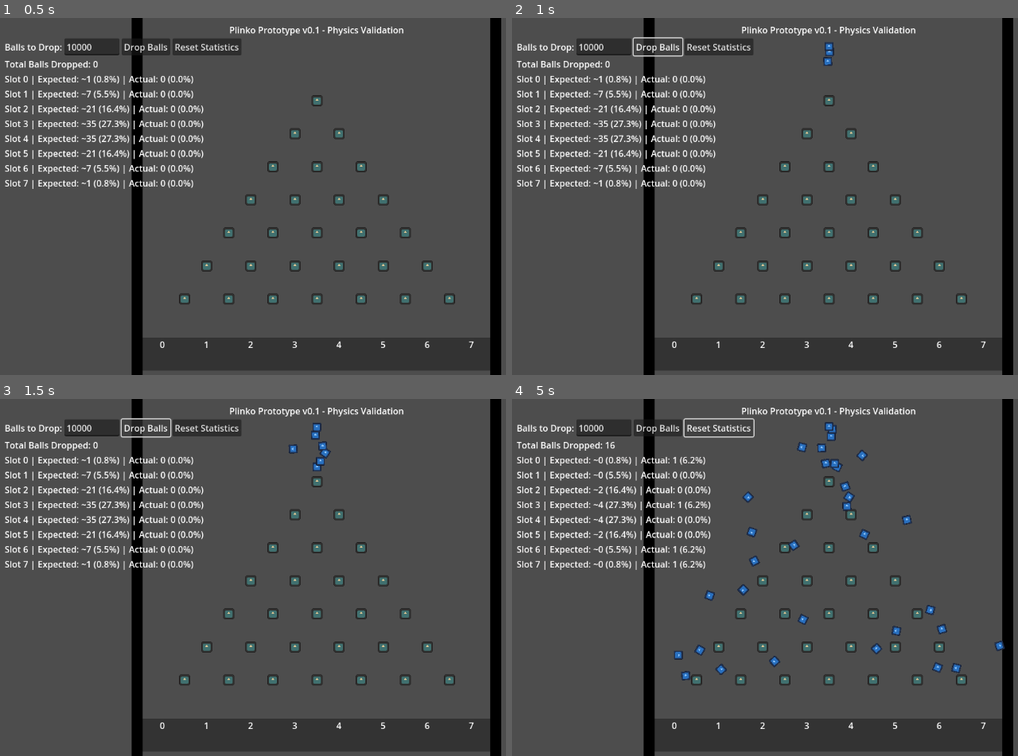
Above: before the commit, frames 1-4 (two rows, left to right).
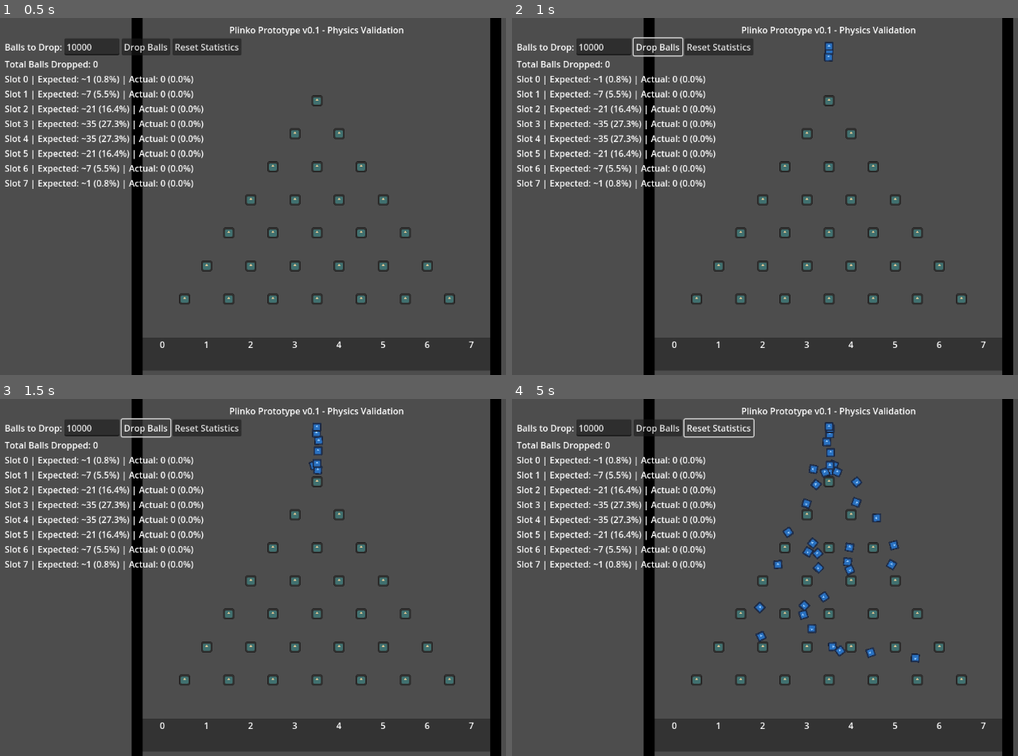
Above: after the commit, the same moments.

Repository: ifreuds/project_plinko
Game: Godot game, scene res://main.tscn
Same seed, same stepped clock (60 frames per second), same inputs: the game is played once before the commit and once after it. The engine's default icon, where the game draws it, is replaced by a stand-in: a white triangle on a blue panel in a dark square.
Inputs:
- Up to frame 1 (0.5 s): no input
- Up to frame 2 (1 s): click "Drop Balls" at 0.5 s
- Up to frame 3 (1.5 s): click "Drop Balls" at 1.25 s
- Up to frame 4 (5 s): click "Drop Balls" at 2 s; click "Reset Statistics" at 2.75 s

Frame 1 is identical in both runs. In frame 2, less than 0.1% of the frame differs, in the area x 61-64%, y 6-14%; in frame 3, 0.3%; in frame 4, 3.9%, in the area x 16-98%, y 7-79%.

Commit message:
Revert overcorrection, apply MINOR adjustments to working physics
MISTAKE: Previous commit overcorrected and returned to edge-clustering
Result: 28%,10%,7%,6%,5%,7%,11%,30% (edges dominant again!)

CORRECTION: Revert to near-working parameters, make SMALL tweaks only

Changes from WORKING baseline (friction 0.45, bounce 0.25, damp 1.2, vel ±15):
- friction: 0.45 → 0.40 (minor reduction for slightly more spread)
- bounce: 0.25 → 0.28 (minor increase for slightly more deflection)
- linear_damp: 1.2 → 1.0 (minor reduction to maintain velocity longer)
- initial velocity: ±15 → ±20 px/s (slight increase, still safe)

Goal: Keep the bell curve we had, just reduce center compression slightly
NOT: Swing back to edge-clustering with wild bounces

🤖 Generated with [Claude Code](https://claude.com/claude-code)

Co-Authored-By: Claude <noreply@anthropic.com>

Diff:
--- a/ball.gd
+++ b/ball.gd
@@ -5,9 +5,8 @@
 
 func _ready():
 	# Add controlled random horizontal velocity
-	# Agent recalculated: ±60 px/s for proper binomial spread
-	# (Previous ±15 was too conservative, caused center compression)
-	var random_velocity = randf_range(-60.0, 60.0)
+	# ±20 px/s: slightly wider than ±15 to help spread, not too wide to skip pins
+	var random_velocity = randf_range(-20.0, 20.0)
 	linear_velocity = Vector2(random_velocity, 0)
 
 	# Small rotation adds natural variation
--- a/ball.tscn
+++ b/ball.tscn
@@ -4,8 +4,8 @@
 [ext_resource type="Texture2D" uid="uid://qt7whkffu0k5" path="res://icon.svg" id="2_41u45"]
 
 [sub_resource type="PhysicsMaterial" id="PhysicsMaterial_ktgx5"]
-friction = 0.22
-bounce = 0.60
+friction = 0.40
+bounce = 0.28
 
 [sub_resource type="CircleShape2D" id="CircleShape2D_hgol0"]
 radius = 8.0
@@ -13,8 +13,8 @@
 [node name="Ball" type="RigidBody2D"]
 collision_mask = 2
 physics_material_override = SubResource("PhysicsMaterial_ktgx5")
-gravity_scale = 0.65
-linear_damp = 0.35
+gravity_scale = 0.5
+linear_damp = 1.0
 angular_damp = 2.0
 script = ExtResource("1_ball")
 
--- a/pin.tscn
+++ b/pin.tscn
@@ -4,8 +4,8 @@
 [ext_resource type="Texture2D" uid="uid://qt7whkffu0k5" path="res://icon.svg" id="2_gflbs"]
 
 [sub_resource type="PhysicsMaterial" id="PhysicsMaterial_h4t62"]
-friction = 0.22
-bounce = 0.60
+friction = 0.40
+bounce = 0.28
 
 [sub_resource type="CircleShape2D" id="CircleShape2D_sw3mb"]
 radius = 10.0
